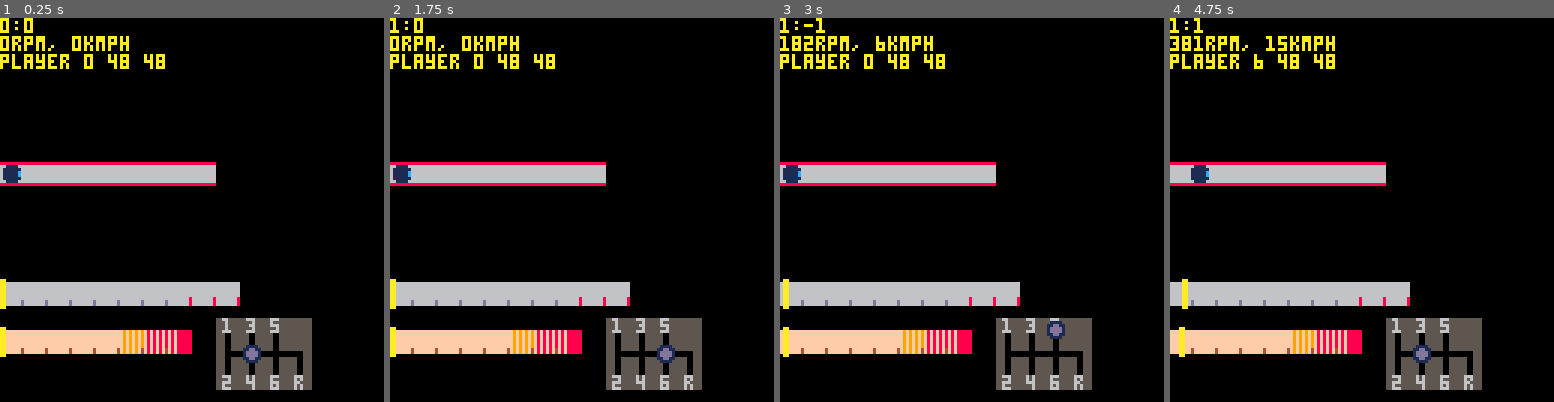
Above: before the commit, frames 1-4 (left to right).
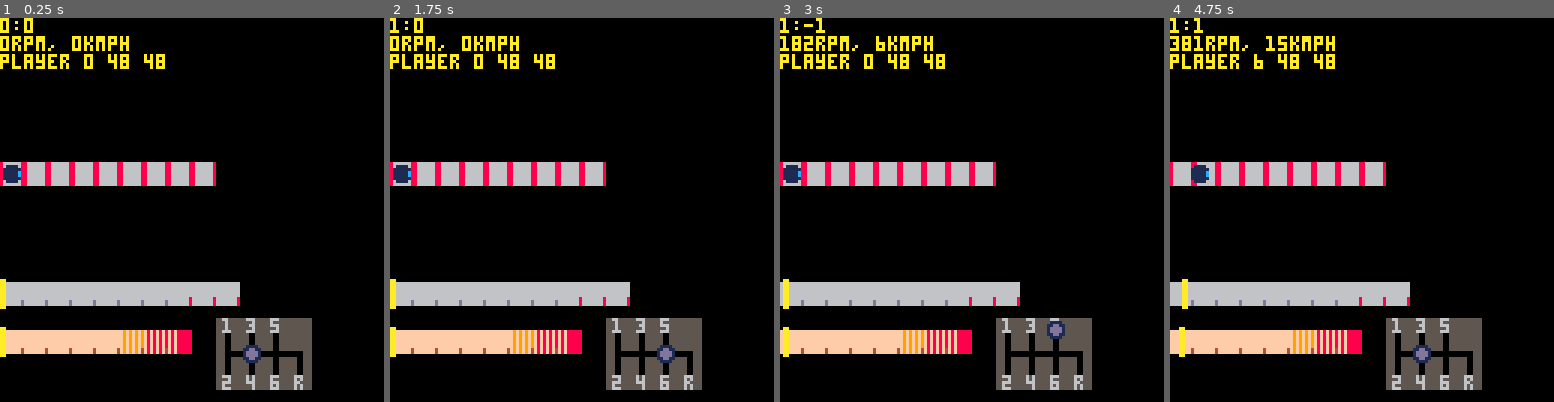
Above: after the commit, the same moments.

Repository: VedVid/PICOdrag
Game: PICO-8 cartridge picodrag.p8
The game is run twice, just before and just after one commit, with the same random seed, the same clock (stepped at 60 frames per second) and the same inputs.
Inputs:
- Up to frame 1 (0.25 s): no input
- Up to frame 2 (1.75 s): hold Right from 1.6 s (still down)
- Up to frame 3 (3 s): release Right at 2.1 s; hold Up 2.15-2.42 s; hold Right from 2.47 s (still down)
- Up to frame 4 (4.75 s): release Right at 3.03 s; hold Left 3.08-3.58 s; hold Down 3.63-3.97 s; hold Right 4.02-4.68 s; hold Up from 4.73 s (still down)

The runs differ from the first frame. In frame 1, 1.3% of the frame differs, in the area x 0-57%, y 37-44%; in frame 2, 1.3%; in frame 3, 1.3%; in frame 4, 1.3%.

Commit message:
Added basic tack sprites - straight lines and corners

Diff:
--- a/picodrag.p8
+++ b/picodrag.p8
@@ -641,22 +641,22 @@
  return track
 end
 __gfx__
-00000000666666666666666600000000555555555566555555666555556665550000000000000000000000008888888800000000000000000000000000000000
-00000000666666666666666600000000555555555556555555556555556555550000000000111100000000006666666600000000000000000000000000000000
-007007006666666666666666000000005555555555565555555665555566655500000000011dd110000000006666666600000000000000000000000000000000
-00077000666666666666666600000000555555555556555555556555555565550000000001dddd10000000006666666600000000000000000000000000000000
-00077000666666666666666600000000555555555566655555666555556665550000000001dddd10000000006666666600000000000000000000000000000000
-007007006666666666666668000000005555555555500555555005555550055500000000011dd110000000006666666600000000000000000000000000000000
-000000006666666d6666666800000000555555555550055555500555555005550000000000111100000000006666666600000000000000000000000000000000
-000000006666666d6666666800000000555555555550055555500555555005550000000000000000000000008888888800000000000000000000000000000000
-00000000fffffffff9f9f9f9f8f8f8f8f8f888885550055555500555555005555555555500000000000000000000000000000000000000000000000000000000
-00000000fffffffff9f9f9f9f8f8f8f8f8f888885550055555500555555005555555555500000000000000000000000000000000000000000000000000000000
-00000000fffffffff9f9f9f9f8f8f8f8f8f888885550055555500555555005555555555500000000000000000000000000000000000000000000000000000000
-00000000fffffffff9f9f9f9f8f8f8f8f8f888885550000000000000000005550000055500000000000000000000000000000000000000000000000000000000
-00000000fffffffff9f9f9f9f8f8f8f8f8f888885550000000000000000005550000055500000000000000000000000000000000000000000000000000000000
-00000000fffffffff9f9f9f9f8f8f8f8f8f888885550055555500555555005555550055500000000000000000000000000000000000000000000000000000000
-00000000fffffff4f9f9f9f4f8f8f8f4f8f888885550055555500555555005555550055500000000000000000000000000000000000000000000000000000000
-00000000fffffff4f9f9f9f4f8f8f8f4f8f888885550055555500555555005555550055500000000000000000000000000000000000000000000000000000000
+00000000666666666666666600000000555555555566555555666555556665550000000000000000888888888666666800888888888888000000000000000000
+00000000666666666666666600000000555555555556555555556555556555550000000000111100666666668666666808666666666668800000000000000000
+007007006666666666666666000000005555555555565555555665555566655500000000011dd110666666668666666886666666666666880000000000000000
+00077000666666666666666600000000555555555556555555556555555565550000000001dddd10666666668666666886666666666666680000000000000000
+00077000666666666666666600000000555555555566655555666555556665550000000001dddd10666666668666666886666666666666680000000000000000
+007007006666666666666668000000005555555555500555555005555550055500000000011dd110666666668666666886666666666666680000000000000000
+000000006666666d6666666800000000555555555550055555500555555005550000000000111100666666668666666886666666666666680000000000000000
+000000006666666d6666666800000000555555555550055555500555555005550000000000000000888888888666666886666668866666680000000000000000
+00000000fffffffff9f9f9f9f8f8f8f8f8f888885550055555500555555005555555555500000000000000000000000086666668866666680000000000000000
+00000000fffffffff9f9f9f9f8f8f8f8f8f888885550055555500555555005555555555500000000000000000000000086666666666666680000000000000000
+00000000fffffffff9f9f9f9f8f8f8f8f8f888885550055555500555555005555555555500000000000000000000000086666666666666680000000000000000
+00000000fffffffff9f9f9f9f8f8f8f8f8f888885550000000000000000005550000055500000000000000000000000086666666666666680000000000000000
+00000000fffffffff9f9f9f9f8f8f8f8f8f888885550000000000000000005550000055500000000000000000000000086666666666666680000000000000000
+00000000fffffffff9f9f9f9f8f8f8f8f8f888885550055555500555555005555550055500000000000000000000000088666666666666880000000000000000
+00000000fffffff4f9f9f9f4f8f8f8f4f8f888885550055555500555555005555550055500000000000000000000000008866666666668800000000000000000
+00000000fffffff4f9f9f9f4f8f8f8f4f8f888885550055555500555555005555550055500000000000000000000000000888888888888000000000000000000
 00000000000000000000000000000000000000005550055555500555555005555550055500000000000000000000000000000000000000000000000000000000
 00000000000000000000000000000000000000005550055555500555555005555550055500000000000000000000000000000000000000000000000000000000
 00000000000000000000000000000000000000005550055555500555555005555550055500000000000000000000000000000000000000000000000000000000
